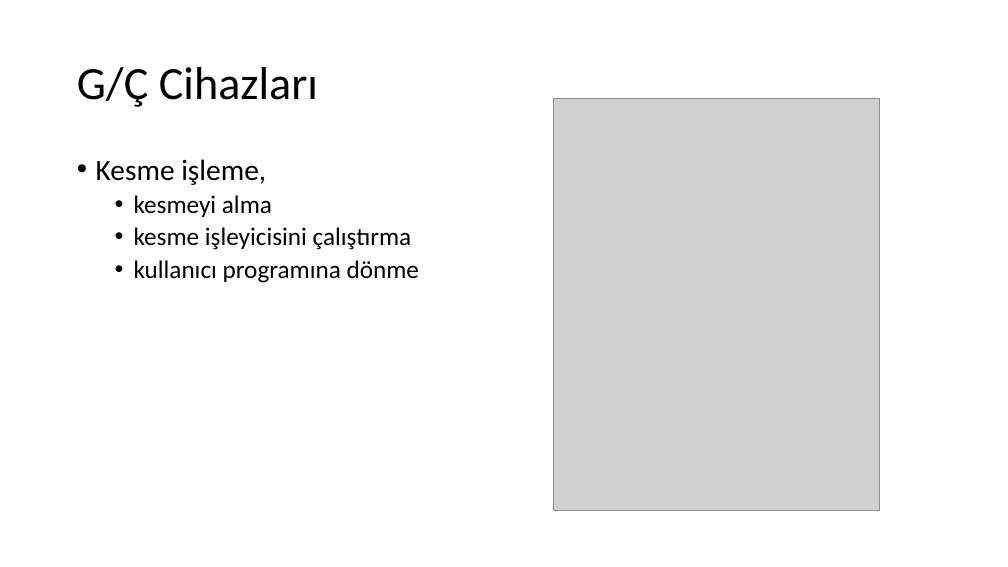
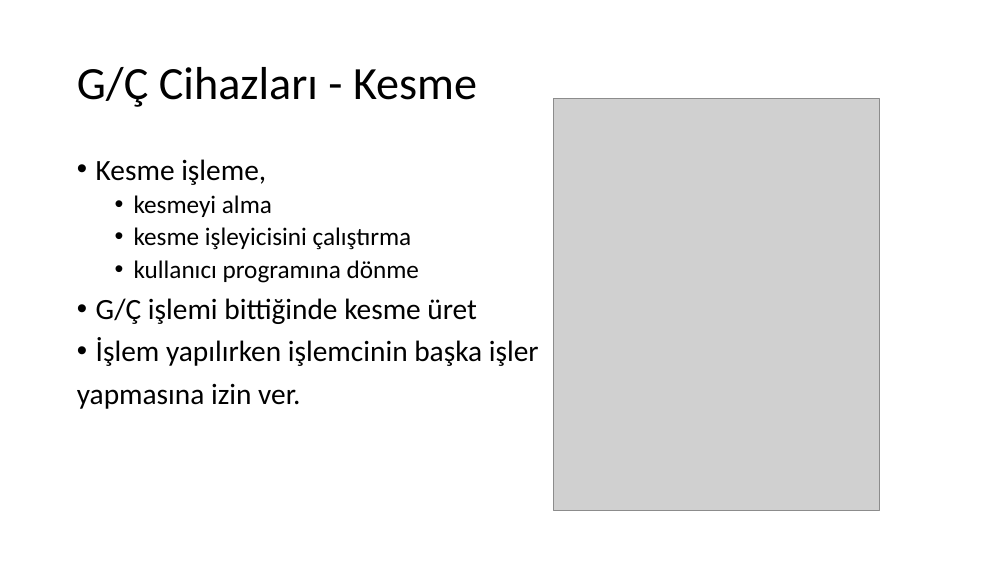
Before and after one commit to sercankulcu/sercankulcu.github.io, a slide deck: slide 40 of assets/teaching/os/1_Bolum_1_Giris.pptx (slide 26 before the commit). Drawn at 1008x567 pixels with LibreOffice and Linux fonts; fonts in the diff are those of the drawing; grey boxes stand for pictures. Boxes give left, top, right and bottom in pixels: in the first picture for what was removed or moved away, otherwise in the second. Text is boxed around its words. In the diff, an @@ line names an element or a change of style, - is before the commit and + after.

```diff
--- a/assets/teaching/os/1_Bolum_1_Giris.pptx
+++ b/assets/teaching/os/1_Bolum_1_Giris.pptx
@@ title at (77,67,477,107): text changed @@
-G/Ç Cihazları
+G/Ç Cihazları - Kesme
@@ text at (77,298,539,409): paragraphs added @@
+• G/Ç işlemi bittiğinde kesme üret
+• İşlem yapılırken işlemcinin başka işler
+yapmasına izin ver.
```
Also in this commit, not shown: 7 other slides changed, 28 slides added, 1 other file.
